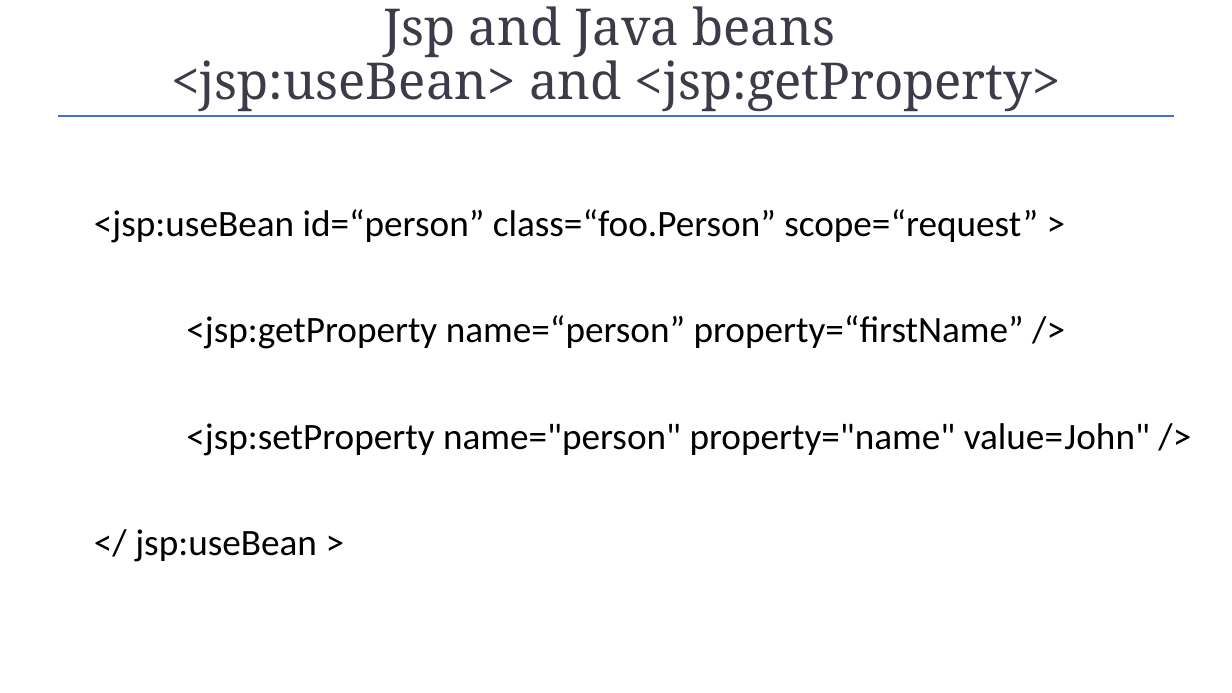
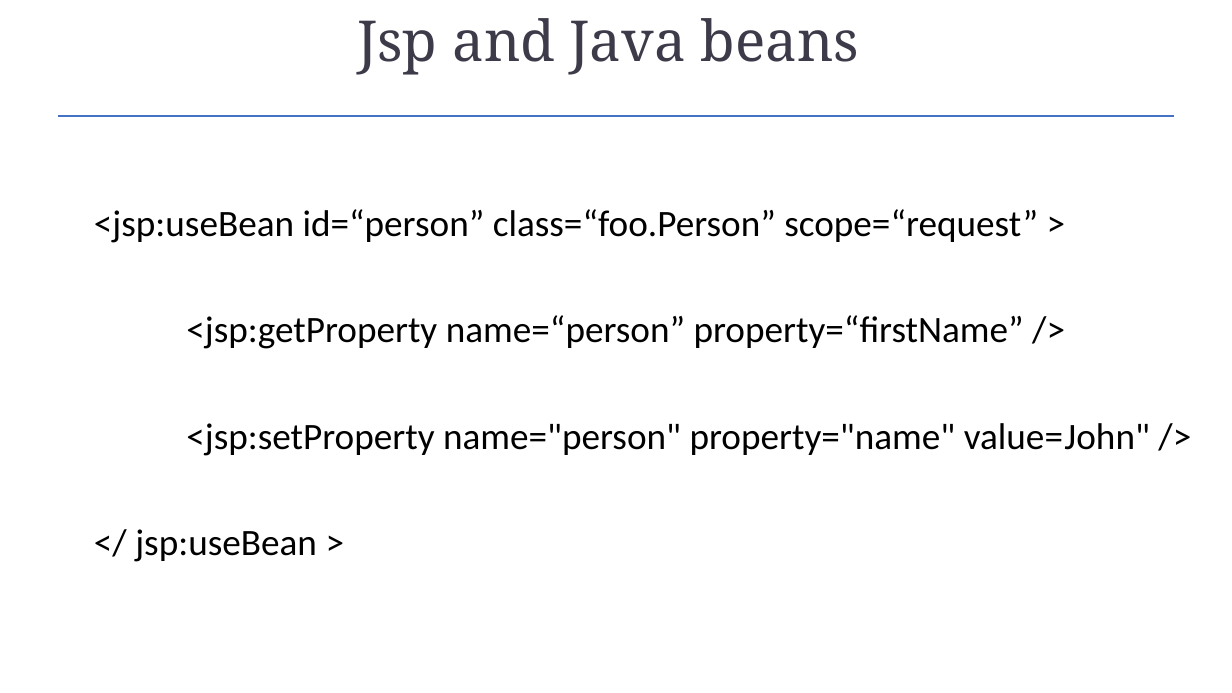
Before and after one commit to Garnik94/Levelup_presentations, a slide deck: slide 27 of Servlet/Servlet_Presentation.pptx. Drawn at 1232x693 pixels with LibreOffice and Linux fonts; fonts in the diff are those of the drawing. Boxes give left, top, right and bottom in pixels: in the first picture for what was removed or moved away, otherwise in the second. Text is boxed around its words. In the diff, an @@ line names an element or a change of style, - is before the commit and + after.

```diff
--- a/Servlet/Servlet_Presentation.pptx
+++ b/Servlet/Servlet_Presentation.pptx
@@ title at [357,18,860,75]: text changed; size 39.6 to 44 pt @@
-Jsp and Java beans
-<jsp:useBean> and <jsp:getProperty>
+Jsp and Java beans
```
Also in this commit, not shown: 7 other slides changed, 2 other files.
